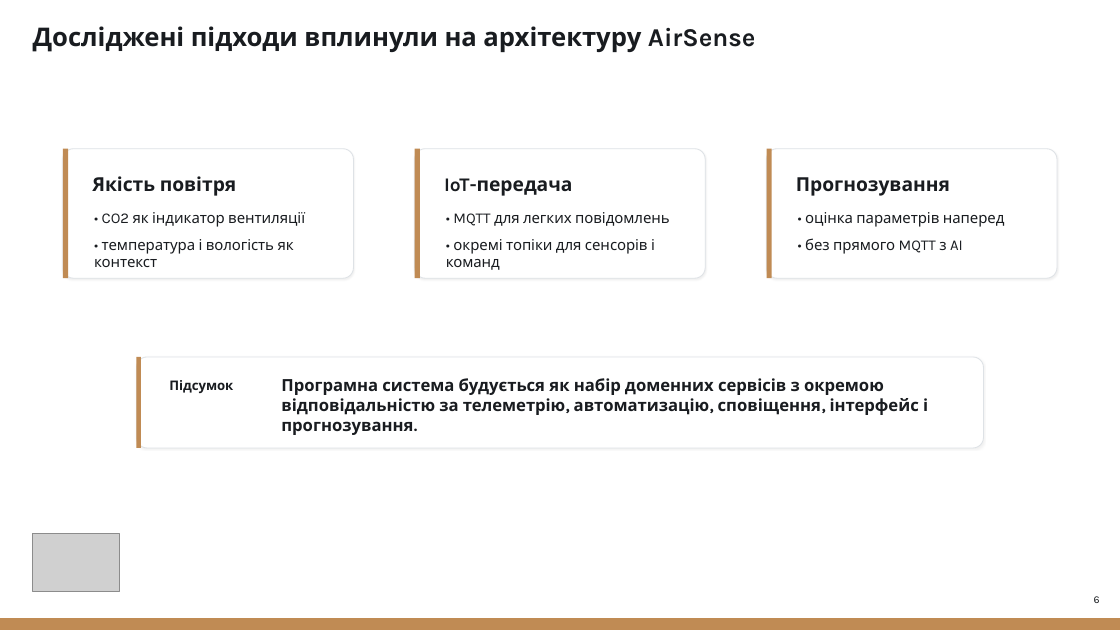
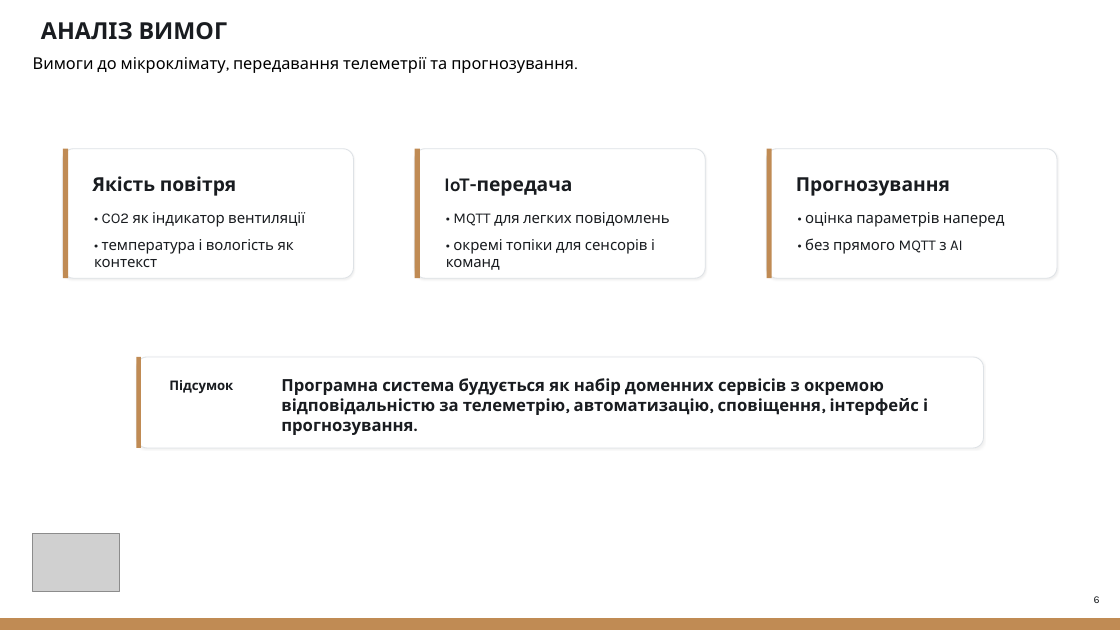
Before and after one commit to NureKhyzhniakDmytro/2026_B_PI_PZPI-22-10_Khyzhniak_D_S, a slide deck: slide 6 of 2026_Б_ПІ_ПЗПІ-22-10_Хижняк_Д_С.pptx. Drawn at 1120x630 pixels with LibreOffice and Linux fonts; fonts in the diff are those of the drawing; grey boxes stand for pictures. Boxes give left, top, right and bottom in pixels: in the first picture for what was removed or moved away, otherwise in the second. Text is boxed around its words. In the diff, an @@ line names an element or a change of style, - is before the commit and + after.

```diff
--- a/2026_Б_ПІ_ПЗПІ-22-10_Хижняк_Д_С.pptx
+++ b/2026_Б_ПІ_ПЗПІ-22-10_Хижняк_Д_С.pptx
@@ text removed at [33,26,756,52] @@
-Досліджені підходи вплинули на архітектуру AirSense
@@ text added at [41,22,228,40], 20 pt, text #191C20, bold @@
+АНАЛІЗ ВИМОГ
@@ text added at [33,57,574,73], 14 pt, text #000000 @@
+Вимоги до мікроклімату, передавання телеметрії та прогнозування.
```
Also in this commit, not shown: 11 other slides changed, 7 slides added, 2 slides removed.
